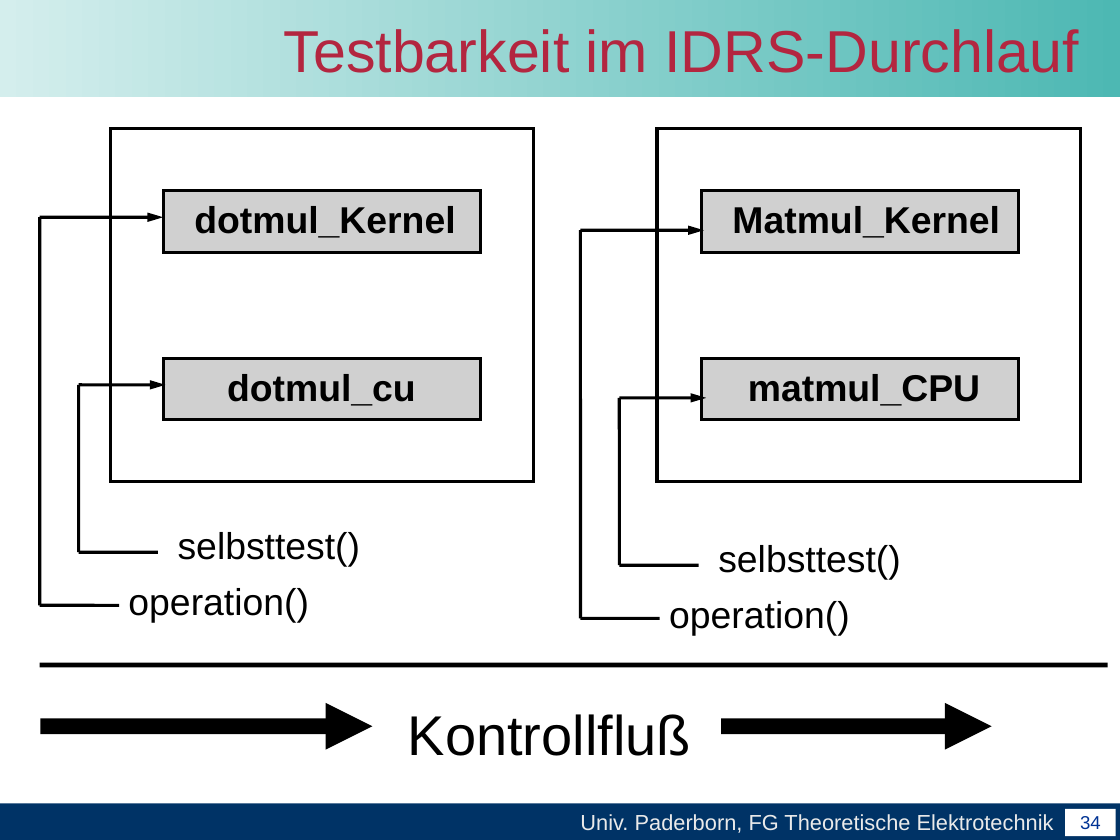
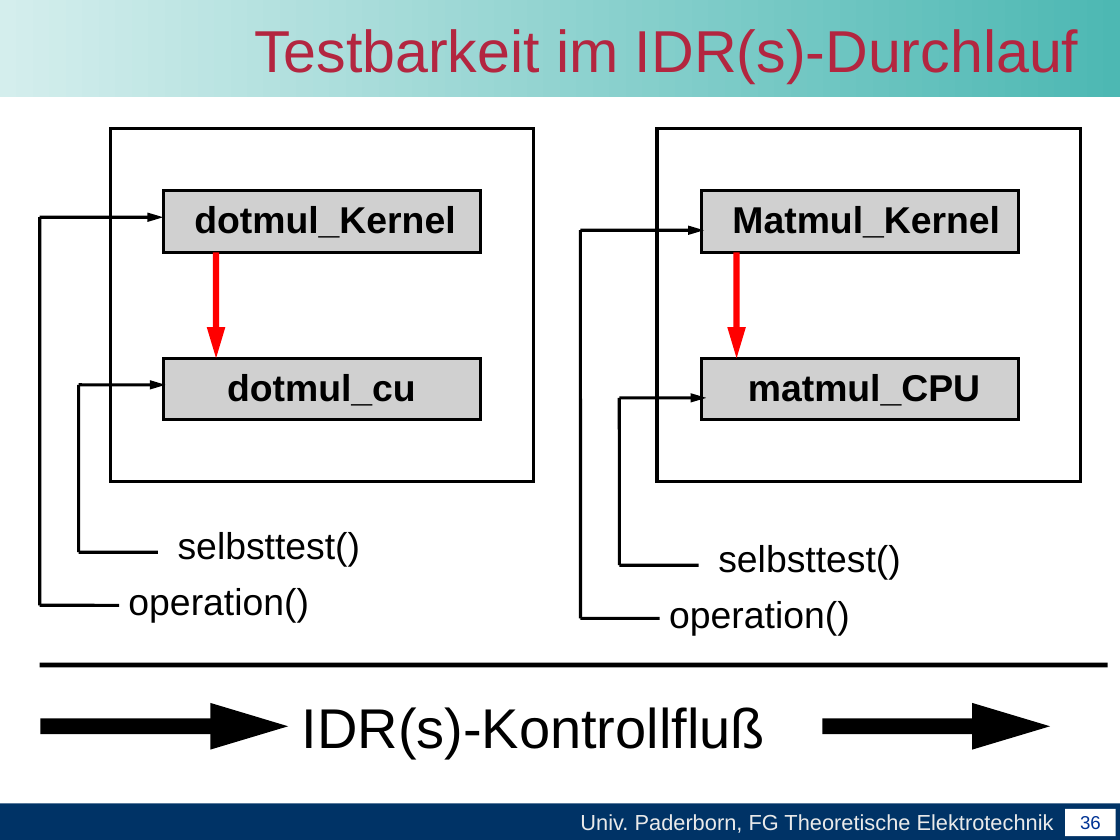
Before and after one commit to unconditional/projektarbeitcuda, a slide deck: slide 36 of Abschlussvortrag/Abschlussvortrag der Projektarbeit CUDA.ppt (slide 34 before the commit). Drawn at 1120x840 pixels with LibreOffice and Linux fonts; fonts in the diff are those of the drawing; grey boxes stand for pictures; background and template pictures are left out. Boxes give left, top, right and bottom in pixels: in the first picture for what was removed or moved away, otherwise in the second. Text is boxed around its words. In the diff, an @@ line names an element or a change of style, - is before the commit and + after.

```diff
--- a/Abschlussvortrag/Abschlussvortrag der Projektarbeit CUDA.ppt
+++ b/Abschlussvortrag/Abschlussvortrag der Projektarbeit CUDA.ppt
@@ title at [254,29,1078,83]: text changed @@
-Testbarkeit im IDRS-Durchlauf
+Testbarkeit im IDR(s)-Durchlauf
@@ arrow added from (216, 252) to (216, 358), #FF0000 4 pt @@
@@ arrow added from (737, 252) to (737, 358), #FF0000 4 pt @@
@@ text at [302,707,765,758]: text changed @@
-Kontrollfluß
+IDR(s)-Kontrollfluß
@@ arrow moved from (40, 726) - (372, 726) to (40, 726) - (288, 726) @@
@@ arrow moved from (721, 726) - (991, 726) to (822, 726) - (1051, 726) @@
@@ page number at [1080,816,1101,830]: text changed @@
-34
+36
```
Also in this commit, not shown: 12 other slides changed, 3 slides added, 1 slide removed.
